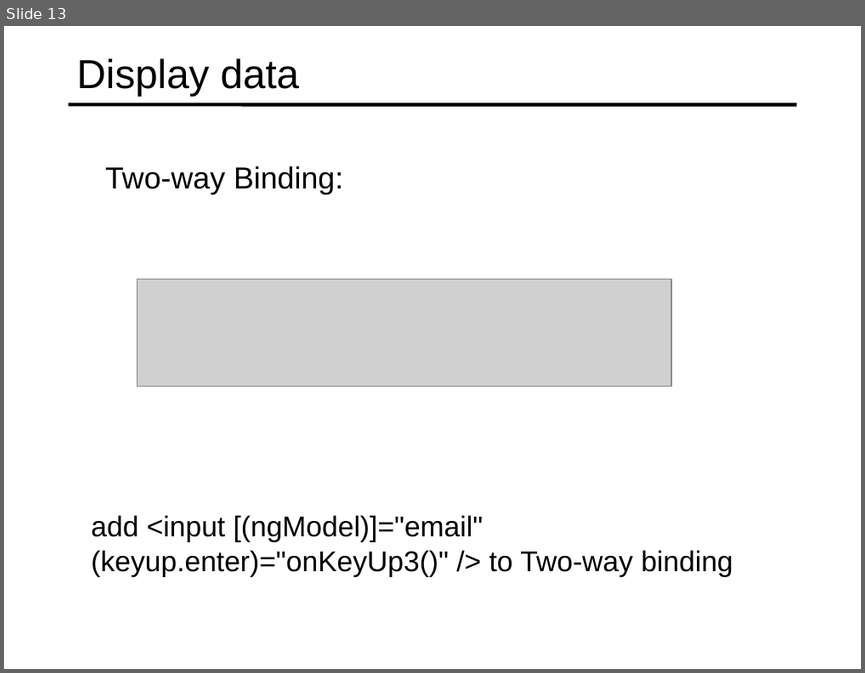
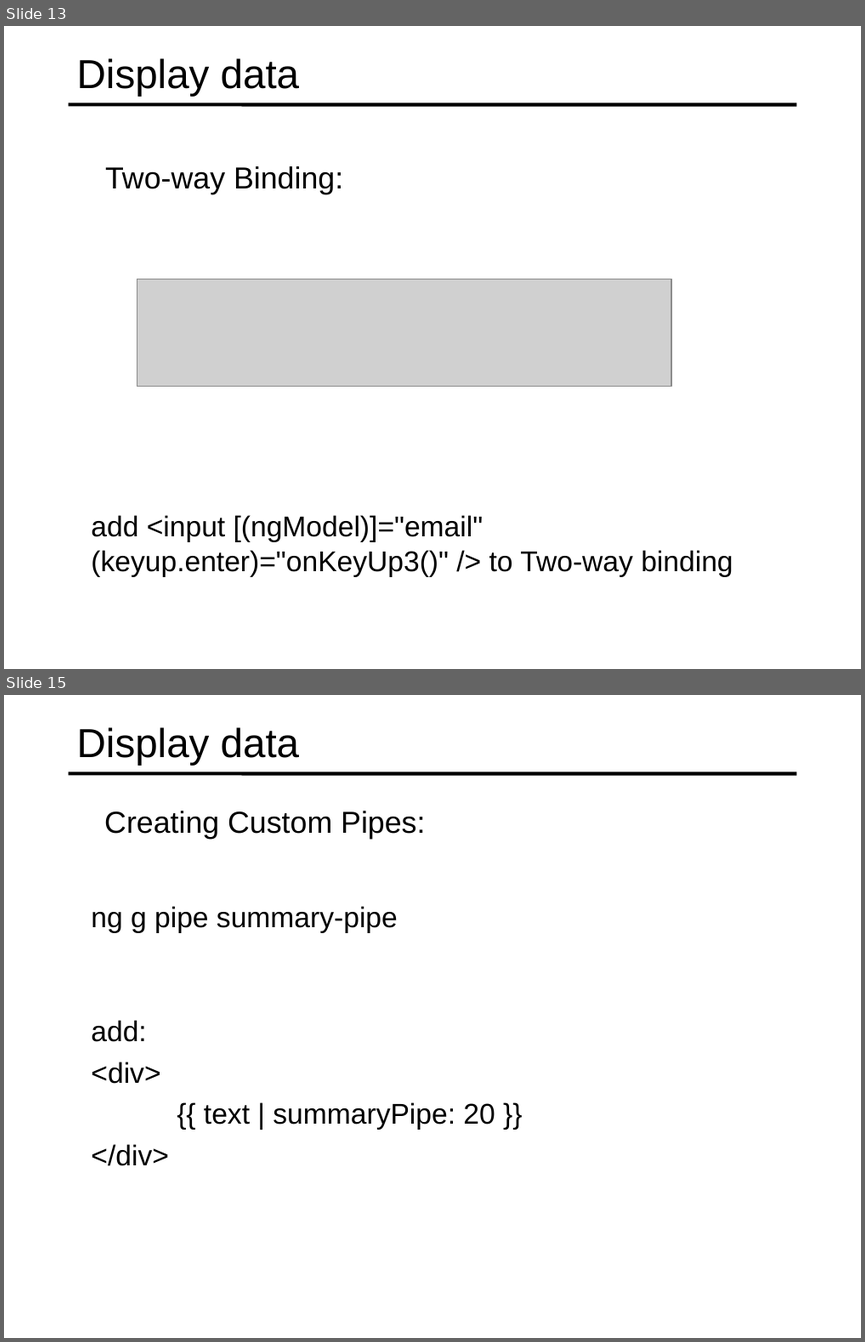
Before and after one commit to specter01wj/Jago_Link_Training, a slide deck: Angular/Angular7/Angular Advanced Course/Essentials/2.Displaying Data and Handling Events/L2_Displaying Data and Handling Events.ppt. Shown one above the other, each under a label of ours: slide 13 before the commit, slides 13 and 15 after it; the slides between them are not shown. The pictures are 865x673 and 865x1342 pixels, drawn with LibreOffice and Linux fonts; fonts in the diff are those of the drawing; grey boxes stand for pictures. Boxes give left, top, right and bottom in pixels: in the first picture for what was removed or moved away, otherwise in the second. Text is boxed around its words. In the diff, an @@ line names an element or a change of style, - is before the commit and + after.

```diff
--- a/Angular/Angular7/Angular Advanced Course/Essentials/2.Displaying Data and Handling Events/L2_Displaying Data and Handling Events.ppt
+++ b/Angular/Angular7/Angular Advanced Course/Essentials/2.Displaying Data and Handling Events/L2_Displaying Data and Handling Events.ppt
@@ slide 15 added at box(4, 695, 861, 1338), background #FFFFFF; not listed: 1 template element that a slide beside it also shows @@
@@ title added at box(77, 727, 299, 766), 34 pt, text #000000 @@
+Display data
@@ text added at box(104, 811, 425, 839), 25.5 pt, text #000000 @@
+  Creating Custom Pipes:
@@ text added at box(91, 906, 398, 933), 24 pt, text #000000 @@
+  ng g pipe summary-pipe
@@ text added at box(91, 1020, 494, 1166), 24 pt, text #000000 @@
+  add:
+  <div>
+  {{ text | summaryPipe: 20 }}
+  </div>
```
Also in this commit, not shown: 2 slides changed, 1 other file.
